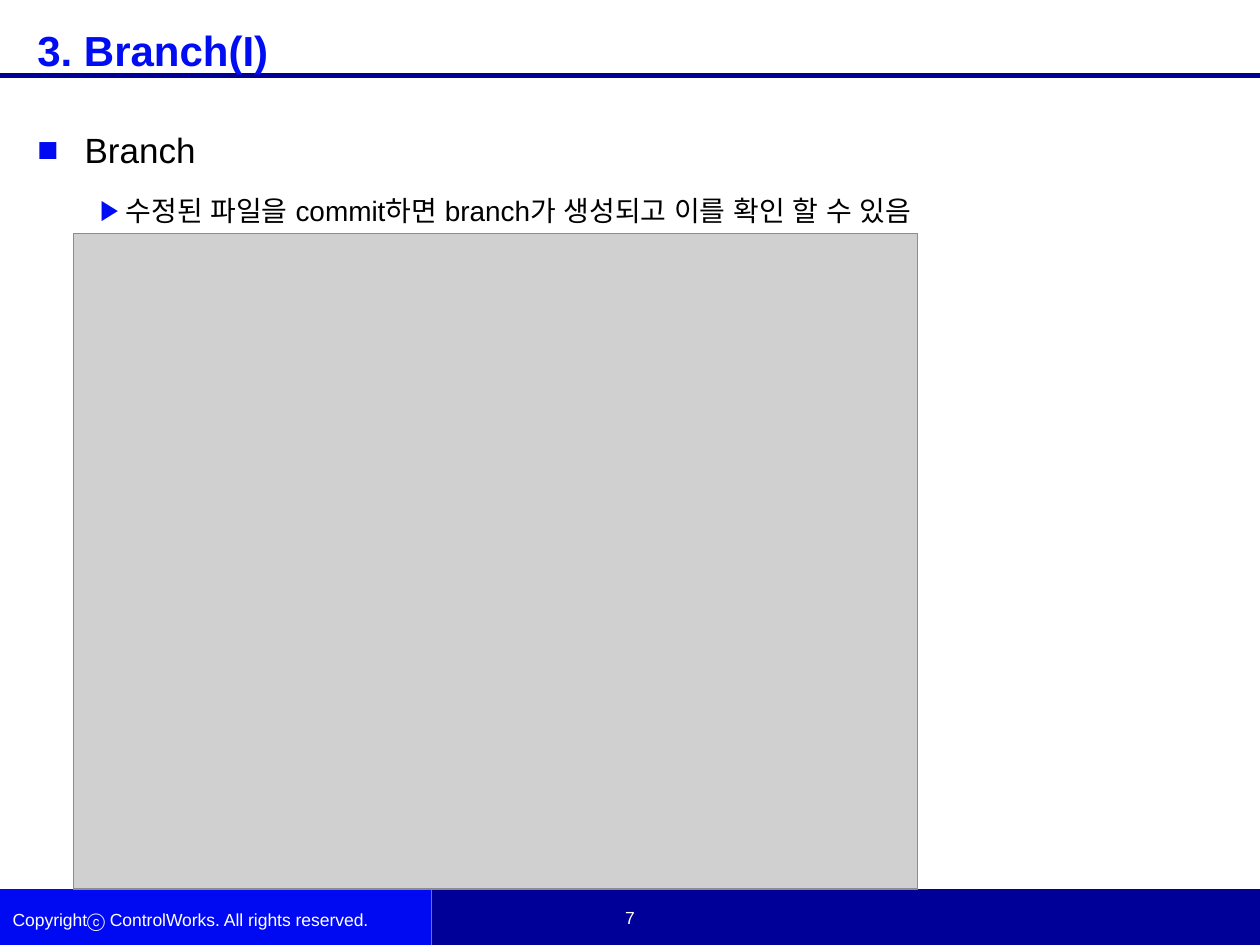
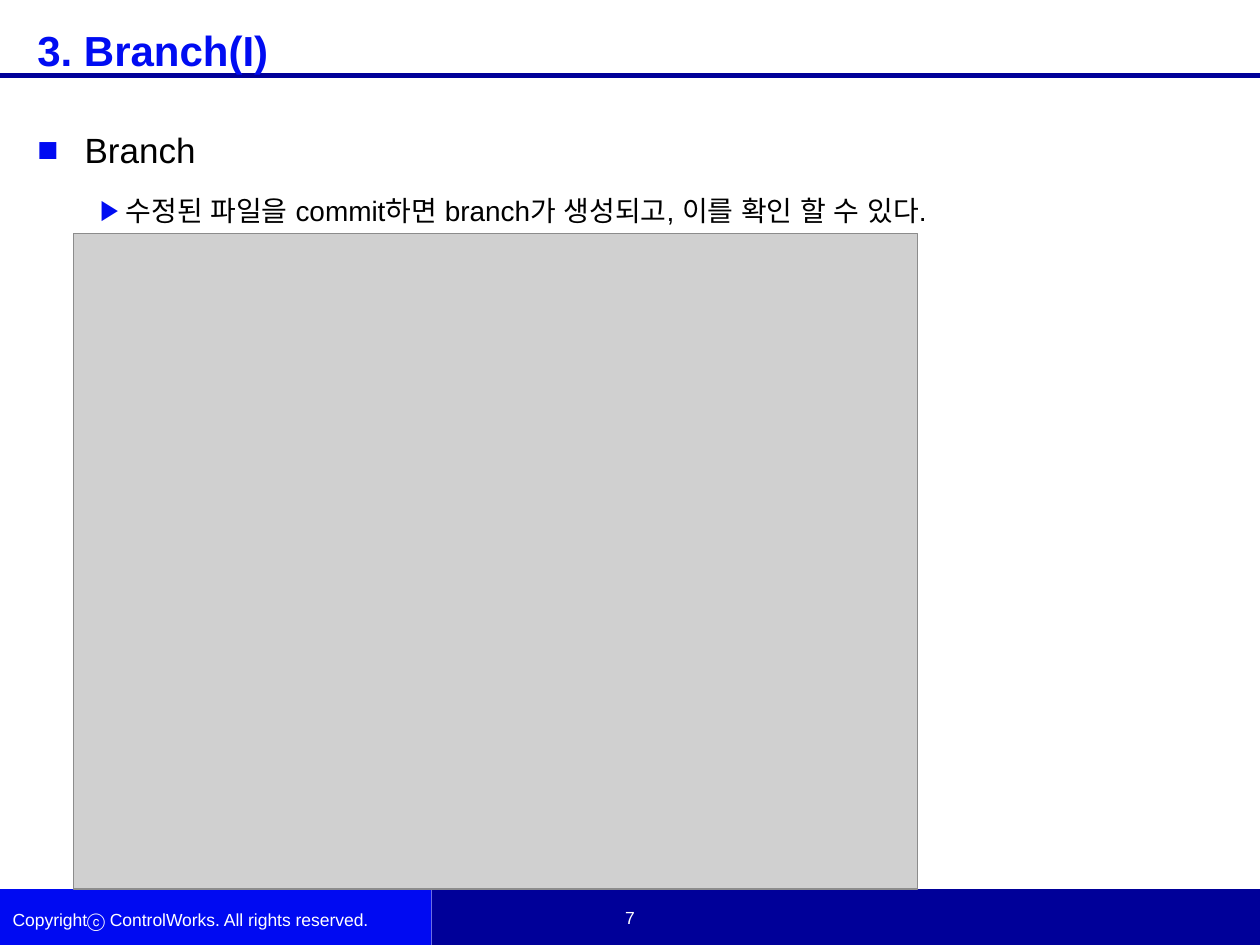
Before and after one commit to woojinKwon/kwj6355, a slide deck: slide 7 of Simulink Source Control.pptx. Drawn at 1260x945 pixels with LibreOffice and Linux fonts; fonts in the diff are those of the drawing; grey boxes stand for pictures; background and template pictures are left out. Boxes give left, top, right and bottom in pixels: in the first picture for what was removed or moved away, otherwise in the second. Text is boxed around its words. In the diff, an @@ line names an element or a change of style, - is before the commit and + after.

```diff
--- a/Simulink Source Control.pptx
+++ b/Simulink Source Control.pptx
@@ text at <box>126,197,926,225</box>: text changed @@
-  ▶ 수정된 파일을 commit하면 branch가 생성되고 이를 확인 할 수 있음
+  ▶ 수정된 파일을 commit하면 branch가 생성되고, 이를 확인 할 수 있다.
```
Also in this commit, not shown: 12 other slides changed, 3 slides added.
